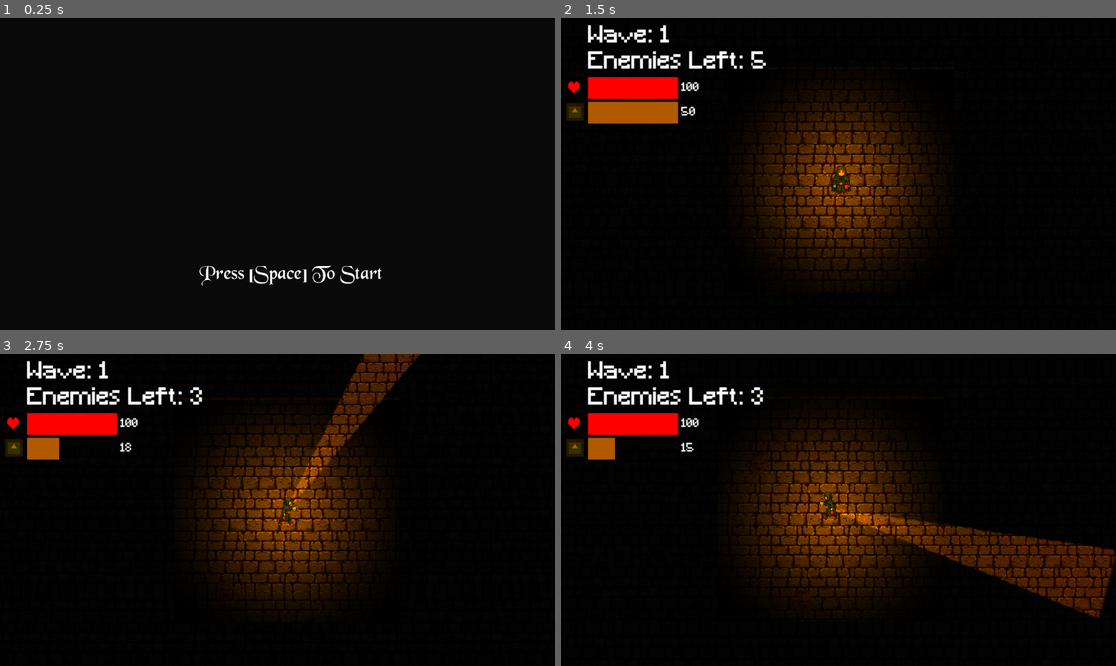
Above: before the commit, frames 1-4 (two rows, left to right).
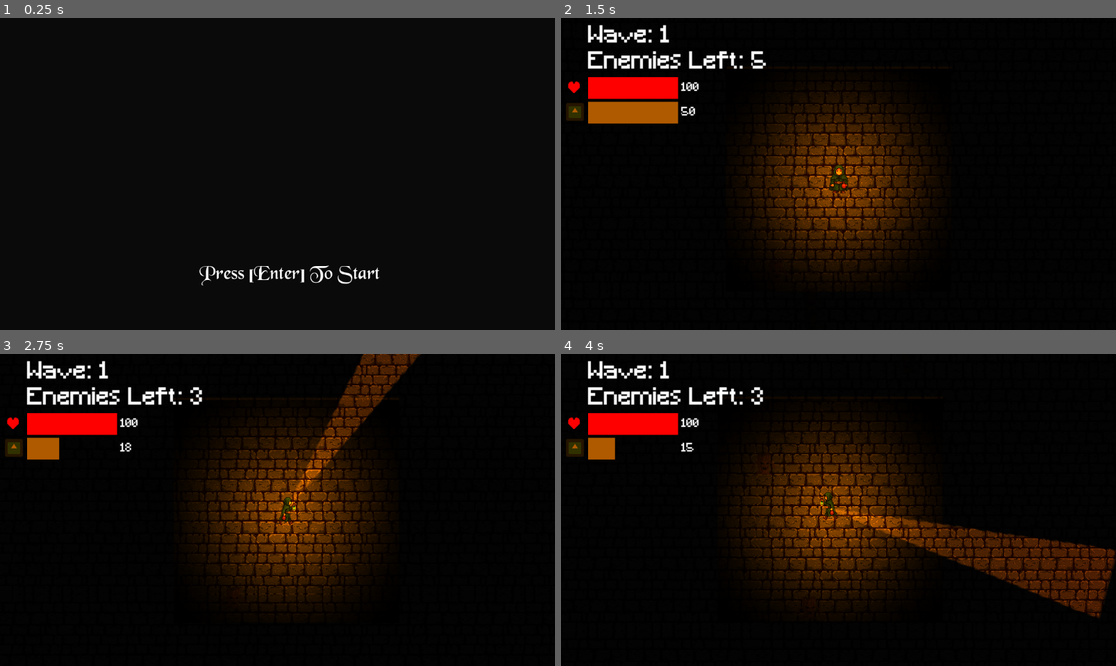
Above: after the commit, the same moments.

Repository: Frosmoth2324/Capstone-Game
Game: Godot game, scene res://Scenes/start.tscn
The game is run twice, just before and just after one commit, with the same random seed, the same clock (stepped at 60 frames per second) and the same inputs. The engine's default icon, where the game draws it, is replaced by a stand-in: a white triangle on a blue panel in a dark square. Sound files missing from this copy of the repository are replaced by a short silence.
Inputs (mouse positions are in pixels of both pictures, inside the frame that each line leads up to):
- Up to frame 1 (0.25 s): no input
- Up to frame 2 (1.5 s): tap Space (Pulse) at 0.5, 0.6 s; move the mouse to (960, 158) at 0.52 s; hold D (Right) 0.53-1.28 s; tap Enter (Start, bound only after the commit) at 0.8, 1.25, 1.35 s; move the mouse to (727, 189) at 1.27 s; hold S (Down) from 1.28 s (still down)
- Up to frame 3 (2.75 s): tap Space (Pulse) at 1.55 s; move the mouse to (333, 441) at 2.02 s; release S (Down) at 2.03 s; hold D (Right) from 2.03 s (still down); click (333, 441) at 2.1 s; tap Enter (Start, bound only after the commit) at 2.3 s
- Up to frame 4 (4 s): move the mouse to (810, 572) at 2.77 s; release D (Right) at 2.78 s; hold W (Up) 2.78-3.53 s; right-click (810, 572) at 2.85 s; tap Space (Pulse) at 3.05, 3.6 s; move the mouse to (1005, 556) at 3.52 s; hold Left (Left) from 3.53 s (still down); tap Enter (Start, bound only after the commit) at 3.8 s

The runs differ from the first frame. In frame 1, 0.6% of the frame differs, in the area x 45-69%, y 79-86%; in frame 2, 5.4%; in frame 3, 6.7%; in frame 4, 8.6%, in the area x 31-100%, y 20-85%.

Commit message:
fixed a thing

Diff:
--- a/Scenes/die_screen.tscn
+++ b/Scenes/die_screen.tscn
@@ -130,7 +130,7 @@
 theme_override_colors/font_color = Color(0, 0, 0, 0)
 theme_override_fonts/font = ExtResource("3_b14qf")
 theme_override_font_sizes/font_size = 40
-text = "Press [Space] To Restart"
+text = "Press [Enter] To Restart"
 
 [node name="AnimationPlayer" type="AnimationPlayer" parent="."]
 libraries = {
--- a/Scenes/start.tscn
+++ b/Scenes/start.tscn
@@ -62,7 +62,7 @@
 offset_bottom = 559.0
 theme_override_fonts/font = ExtResource("1_dvirr")
 theme_override_font_sizes/font_size = 40
-text = "Press [Space] To Start"
+text = "Press [Enter] To Start"
 
 [node name="AnimationPlayer" type="AnimationPlayer" parent="."]
 root_node = NodePath("../Label")
--- a/Scripts/GameManager.gd
+++ b/Scripts/GameManager.gd
@@ -14,7 +14,7 @@
 signal start_wave(wave: int)
 
 #pick-up stats
-var oil_can = 25
+var oil_can = 30
 var heart = 15
 
 #cone
--- a/Scripts/die_screen.gd
+++ b/Scripts/die_screen.gd
@@ -9,7 +9,7 @@
 		print("Wave: " + str(GameManager.wave))
 
 func _process(_delta):
-	if Input.is_action_just_pressed("Pulse"):
+	if Input.is_action_just_pressed("Start"):
 		start_sound.play()
 		await get_tree().create_timer(.5).timeout
 		GameManager.oil = GameManager.MAX_OIL
--- a/Scripts/start.gd
+++ b/Scripts/start.gd
@@ -11,7 +11,7 @@
 	animation_player.play("flicker")
 
 func _process(_delta):
-	if Input.is_action_just_pressed("Pulse"):
+	if Input.is_action_just_pressed("Start"):
 		start_sound.play()
 		await get_tree().create_timer(.5).timeout
 		get_tree().change_scene_to_file("res://Scenes/level.tscn")
--- a/project.godot
+++ b/project.godot
@@ -68,6 +68,11 @@
 , Object(InputEventJoypadMotion,"resource_local_to_scene":false,"resource_name":"","device":-1,"axis":4,"axis_value":1.0,"script":null)
 ]
 }
+Start={
+"deadzone": 0.5,
+"events": [Object(InputEventKey,"resource_local_to_scene":false,"resource_name":"","device":-1,"window_id":0,"alt_pressed":false,"shift_pressed":false,"ctrl_pressed":false,"meta_pressed":false,"pressed":false,"keycode":0,"physical_keycode":4194309,"key_label":0,"unicode":0,"location":0,"echo":false,"script":null)
+]
+}
 
 [rendering]
 
